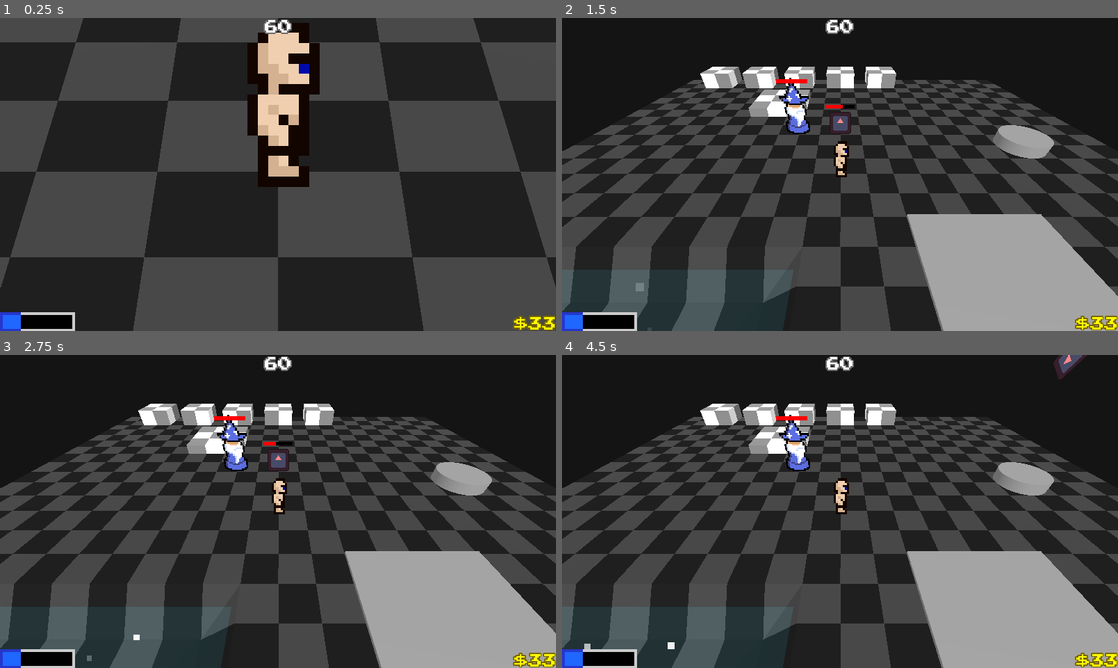
Above: before the commit, frames 1-4 (two rows, left to right).
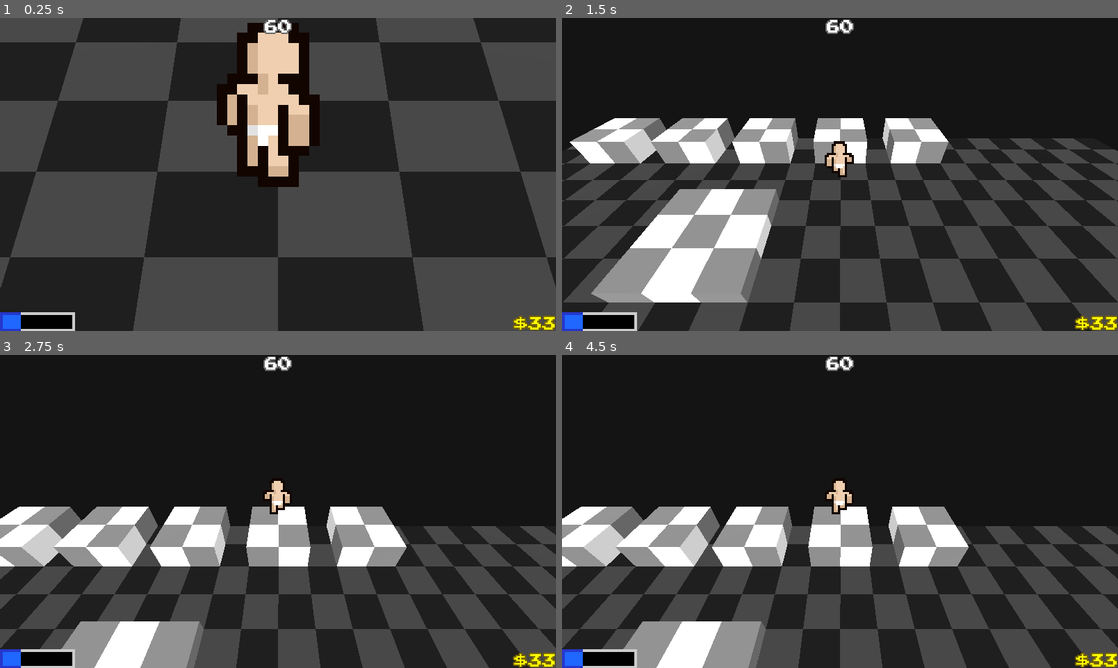
Above: after the commit, the same moments.

Repository: jacob-herrera/LD55
Game: Godot game, scene res://scenes/game.tscn
Same seed, same stepped clock (60 frames per second), same inputs: the game is played once before the commit and once after it. The engine's default icon, where the game draws it, is replaced by a stand-in: a white triangle on a blue panel in a dark square.
Inputs (mouse positions are in pixels of both pictures, inside the frame that each line leads up to):
- Up to frame 1 (0.25 s): no input
- Up to frame 2 (1.5 s): tap Enter (ui_accept) at 0.5 s; move the mouse to (867, 174) at 0.52 s; hold W (move_forward) from 0.53 s (still down); tap F (pickup) at 0.6, 1.35 s; tap Space (jump) at 0.77 s; move the mouse to (812, 174) at 1.27 s
- Up to frame 3 (2.75 s): keep holding W (move_forward); tap Space (jump) at 1.52 s; move the mouse to (289, 505) at 2.02 s; tap F (pickup) at 2.1 s
- Up to frame 4 (4.5 s): keep holding W (move_forward); move the mouse to (834, 517) at 2.77 s; tap F (pickup) at 2.85, 3.6, 4.35 s; tap Space (jump) at 3.02, 3.77 s; move the mouse to (878, 514) at 3.52 s; move the mouse to (795, 508) at 4.27 s

The runs differ from the first frame. In frame 1, 5.2% of the frame differs, in the area x 39-58%, y 1-54%; in frame 2, 59%, in the area x 0-100%, y 15-100%; in frame 3, 52%; in frame 4, 52%.

Commit message:
fixed lock

Diff:
--- a/scenes/game.tscn
+++ b/scenes/game.tscn
@@ -926,7 +926,7 @@
 
 [node name="Camera3D" type="Camera3D" parent="."]
 transform = Transform3D(1, 0, 0, 0, 0.766044, 0.642788, 0, -0.642788, 0.766044, 0, 2.5, 3)
-fov = 74.3983
+fov = 74.8646
 
 [node name="PhantomCameraHost" type="Node" parent="Camera3D"]
 script = ExtResource("13_2hxcw")
--- a/scripts/autoloads/controls.gd
+++ b/scripts/autoloads/controls.gd
@@ -3,7 +3,7 @@
 
 const JUMP_BUFFER: float = 4.0 / 60.0 # 4 Frame jump buffer window.
 static var jump_buffer: float = 0.0
-static var lock_movement: bool = true
+static var lock_movement: bool = false
 
 func _ready() -> void:
 	Input.set_mouse_mode(Input.MOUSE_MODE_CAPTURED)
